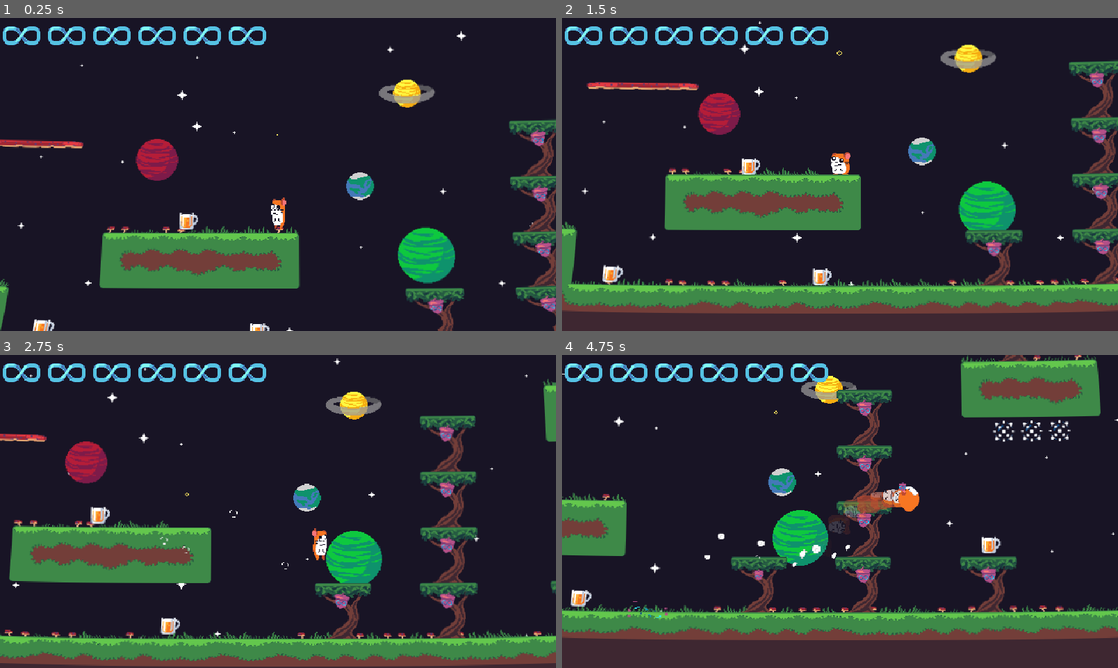
Above: before the commit, frames 1-4 (two rows, left to right).
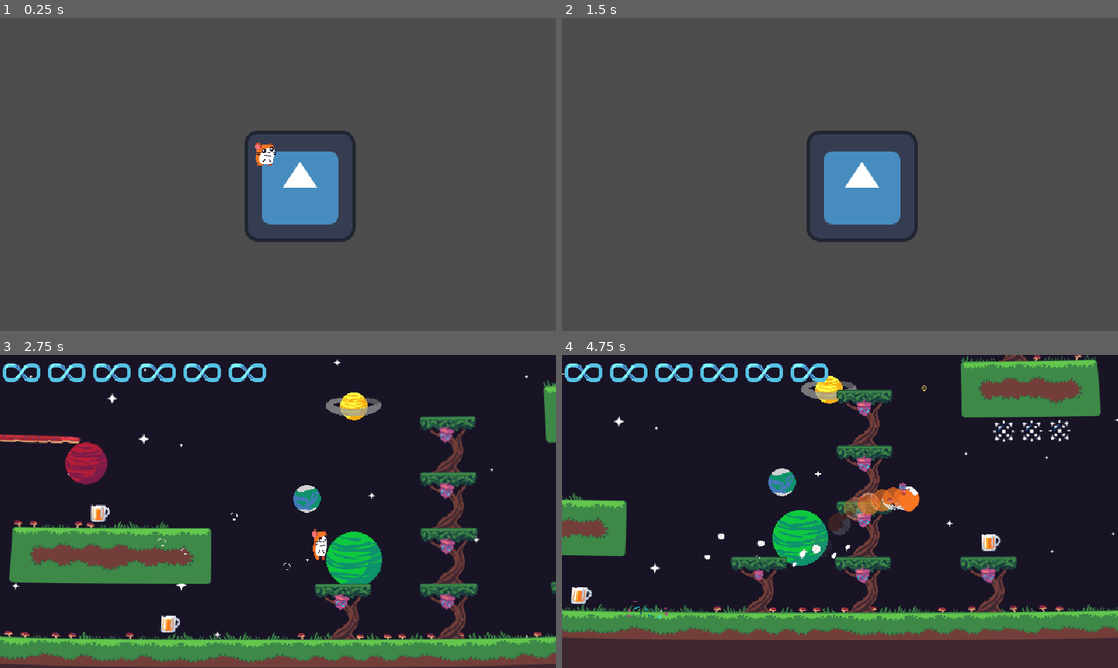
Above: after the commit, the same moments.

Repository: Codex112008/GMTK-2025-Game-Jam
Game: Godot game, scene res://Scenes/MainMenu.tscn
Same seed, same stepped clock (60 frames per second), same inputs: the game is played once before the commit and once after it. Before the commit the project starts from res://Scenes/Game.tscn. The engine's default icon, where the game draws it, is replaced by a stand-in: a white triangle on a blue panel in a dark square. Sound files missing from this copy of the repository are replaced by a short silence.
Inputs (mouse positions are in pixels of both pictures, inside the frame that each line leads up to):
- Up to frame 1 (0.25 s): no input
- Up to frame 2 (1.5 s): click (862, 187) at 0.52 s; click (862, 187) at 1.27 s
- Up to frame 3 (2.75 s): move the mouse to (400, 495) at 2.02 s; hold D (right) from 2.03 s (still down); tap Shift (dash) at 2.1 s; tap Space (jump) at 2.27, 2.3, 2.57 s
- Up to frame 4 (4.75 s): move the mouse to (728, 527) at 2.77 s; tap Space (jump) at 2.85, 3.02, 3.32, 3.8, 4.52 s; tap Shift (dash) at 3.05, 3.6, 4.35 s; move the mouse to (895, 442) at 3.52 s; release D (right) at 3.53 s; hold A (left) 3.53-4.28 s; move the mouse to (812, 574) at 4.27 s; hold D (right) from 4.28 s (still down)

The runs differ from the first frame. In frame 1, 99% of the frame differs, in the area x 0-100%, y 0-100%; in frame 2, 99%; in frame 3, 6.4%; in frame 4, 1.2%.

Commit message:
super basic main menu framework

Diff:
--- a/Scenes/Game.tscn
+++ b/Scenes/Game.tscn
@@ -11,6 +11,7 @@
 [ext_resource type="PackedScene" uid="uid://ixuxl7rgjg2u" path="res://Scenes/Tree.tscn" id="4_kldst"]
 [ext_resource type="Texture2D" uid="uid://cix5ooltd72bh" path="res://Sprites/UI/Loop_ui.png" id="4_vvhu1"]
 [ext_resource type="Script" uid="uid://b5opwn1b3r0fj" path="res://Scripts/MainTileMap.gd" id="6_7lihs"]
+[ext_resource type="Texture2D" uid="uid://iyeot8p1ue8a" path="res://Sprites/Player/Dash/hamster_dash1.png" id="7_iyesh"]
 [ext_resource type="Script" uid="uid://b4oty5unh75oy" path="res://Scripts/AudioManager.gd" id="9_3jf1l"]
 [ext_resource type="Texture2D" uid="uid://cp7cxs0ao8pah" path="res://Sprites/BG/BGmain.png" id="10_71axn"]
 [ext_resource type="Script" uid="uid://cxkj141c3q8gk" path="res://Scripts/GenerateStars.gd" id="10_acvyw"]
@@ -64,6 +65,66 @@
 shader_parameter/vignette_intensity = 0.4
 shader_parameter/vignette_opacity = 0.5
 
+[sub_resource type="Animation" id="Animation_i1pr2"]
+resource_name = "scale_down"
+tracks/0/type = "value"
+tracks/0/imported = false
+tracks/0/enabled = true
+tracks/0/path = NodePath(".:scale")
+tracks/0/interp = 1
+tracks/0/loop_wrap = true
+tracks/0/keys = {
+"times": PackedFloat32Array(0, 1),
+"transitions": PackedFloat32Array(1, 1),
+"update": 0,
+"values": [Vector2(100, 100), Vector2(1e-05, 1e-05)]
+}
+tracks/1/type = "value"
+tracks/1/imported = false
+tracks/1/enabled = true
+tracks/1/path = NodePath(".:visible")
+tracks/1/interp = 1
+tracks/1/loop_wrap = true
+tracks/1/keys = {
+"times": PackedFloat32Array(0, 1),
+"transitions": PackedFloat32Array(1, 1),
+"update": 1,
+"values": [true, false]
+}
+
+[sub_resource type="Animation" id="Animation_4f4ik"]
+length = 0.001
+tracks/0/type = "value"
+tracks/0/imported = false
+tracks/0/enabled = true
+tracks/0/path = NodePath(".:scale")
+tracks/0/interp = 1
+tracks/0/loop_wrap = true
+tracks/0/keys = {
+"times": PackedFloat32Array(0),
+"transitions": PackedFloat32Array(1),
+"update": 0,
+"values": [Vector2(100, 100)]
+}
+tracks/1/type = "value"
+tracks/1/imported = false
+tracks/1/enabled = true
+tracks/1/path = NodePath(".:visible")
+tracks/1/interp = 1
+tracks/1/loop_wrap = true
+tracks/1/keys = {
+"times": PackedFloat32Array(0),
+"transitions": PackedFloat32Array(1),
+"update": 1,
+"values": [false]
+}
+
+[sub_resource type="AnimationLibrary" id="AnimationLibrary_khs3t"]
+_data = {
+&"RESET": SubResource("Animation_4f4ik"),
+&"scale_down": SubResource("Animation_i1pr2")
+}
+
 [sub_resource type="Curve2D" id="Curve2D_lbihj"]
 resource_local_to_scene = true
 _data = {
@@ -71,7 +132,7 @@
 }
 point_count = 2
 
-[node name="game" type="Node2D"]
+[node name="Game" type="Node2D"]
 
 [node name="WorldEnvironment" type="WorldEnvironment" parent="."]
 environment = SubResource("Environment_raj38")
@@ -134,7 +195,23 @@
 layout_mode = 2
 texture = ExtResource("4_vvhu1")
 
-[node name="camera2d" type="Camera2D" parent="." node_paths=PackedStringArray("target", "level")]
+[node name="FadeIn" type="TextureRect" parent="UI"]
+visible = false
+offset_left = 294.0
+offset_top = 151.0
+offset_right = 342.0
+offset_bottom = 199.0
+scale = Vector2(100, 100)
+pivot_offset = Vector2(24, 24)
+texture = ExtResource("7_iyesh")
+
+[node name="AnimationPlayer" type="AnimationPlayer" parent="UI/FadeIn"]
+libraries = {
+&"": SubResource("AnimationLibrary_khs3t")
+}
+autoplay = "scale_down"
+
+[node name="Camera2d" type="Camera2D" parent="." node_paths=PackedStringArray("target", "level")]
 position = Vector2(-24, -135)
 process_callback = 0
 script = ExtResource("3_fgofq")
@@ -147,7 +224,7 @@
 position = Vector2(-24, -119)
 safe_margin = 0.1
 curve_effect_rect = NodePath("../Shaders/curve_layer/curve_effect")
-camera = NodePath("../camera2d")
+camera = NodePath("../Camera2d")
 instantiated_nodes = NodePath("../InstantiatedNodes")
 health_ui_container = NodePath("../UI/UI/HealthUI")
 crt_canvas_layer = NodePath("../Shaders/crt_layer")
@@ -216,7 +293,7 @@
 tile_map_data = PackedByteArray("AAD3/wMAAAACAAAAAAD4/wMAAAACAAAAAAD5/wMAAAACAAAAAAD6/wMAAAAAAAcAAAD7/wMAAAABAAcAAAD8/w …(8912 unchanged characters)…
 tile_set = ExtResource("2_gl6un")
 script = ExtResource("6_7lihs")
-camera = NodePath("../../camera2d")
+camera = NodePath("../../Camera2d")
 instantiated_nodes = NodePath("../../InstantiatedNodes")
 player = NodePath("../../Player")
 grass_spawner = NodePath("../Grasses")
--- /dev/null
+++ b/Scenes/MainMenu.tscn
@@ -0,0 +1,84 @@
+[gd_scene load_steps=8 format=3 uid="uid://ds7chbrhs4ppq"]
+
+[ext_resource type="Texture2D" uid="uid://ctgjoplr3snvf" path="res://icon.svg" id="1_8saeu"]
+[ext_resource type="Script" uid="uid://ctyc1hmqlcrsc" path="res://StartButton.gd" id="2_ghw46"]
+[ext_resource type="Texture2D" uid="uid://0i7ikncgmjds" path="res://Sprites/Player/hamster.png" id="3_df05h"]
+[ext_resource type="PackedScene" uid="uid://bfn2b364eucoc" path="res://Scenes/Game.tscn" id="3_ghw46"]
+
+[sub_resource type="Animation" id="Animation_8um5k"]
+resource_name = "scale_up"
+tracks/0/type = "value"
+tracks/0/imported = false
+tracks/0/enabled = true
+tracks/0/path = NodePath(".:scale")
+tracks/0/interp = 1
+tracks/0/loop_wrap = true
+tracks/0/keys = {
+"times": PackedFloat32Array(0, 1),
+"transitions": PackedFloat32Array(1, 1),
+"update": 0,
+"values": [Vector2(1, 1), Vector2(100, 100)]
+}
+
+[sub_resource type="Animation" id="Animation_xim88"]
+length = 0.001
+tracks/0/type = "value"
+tracks/0/imported = false
+tracks/0/enabled = true
+tracks/0/path = NodePath(".:scale")
+tracks/0/interp = 1
+tracks/0/loop_wrap = true
+tracks/0/keys = {
+"times": PackedFloat32Array(0),
+"transitions": PackedFloat32Array(1),
+"update": 0,
+"values": [Vector2(1, 1)]
+}
+
+[sub_resource type="AnimationLibrary" id="AnimationLibrary_koqhg"]
+_data = {
+&"RESET": SubResource("Animation_xim88"),
+&"scale_up": SubResource("Animation_8um5k")
+}
+
+[node name="MainMenu" type="Control"]
+layout_mode = 3
+anchors_preset = 15
+anchor_right = 1.0
+anchor_bottom = 1.0
+grow_horizontal = 2
+grow_vertical = 2
+
+[node name="Buttons" type="Control" parent="."]
+layout_mode = 1
+anchors_preset = 15
+anchor_right = 1.0
+anchor_bottom = 1.0
+grow_horizontal = 2
+grow_vertical = 2
+
+[node name="PlayButton" type="TextureButton" parent="Buttons" node_paths=PackedStringArray("circle_transition")]
+layout_mode = 0
+offset_left = 281.0
+offset_top = 129.0
+offset_right = 409.0
+offset_bottom = 257.0
+texture_normal = ExtResource("1_8saeu")
+script = ExtResource("2_ghw46")
+main_scene = ExtResource("3_ghw46")
+circle_transition = NodePath("Circle/AnimationPlayer")
+
+[node name="Circle" type="TextureRect" parent="Buttons/PlayButton"]
+layout_mode = 0
+offset_right = 48.0
+offset_bottom = 48.0
+pivot_offset = Vector2(24, 24)
+texture = ExtResource("3_df05h")
+
+[node name="AnimationPlayer" type="AnimationPlayer" parent="Buttons/PlayButton/Circle"]
+libraries = {
+&"": SubResource("AnimationLibrary_koqhg")
+}
+
+[connection signal="pressed" from="Buttons/PlayButton" to="Buttons/PlayButton" method="_on_pressed"]
+[connection signal="animation_finished" from="Buttons/PlayButton/Circle/AnimationPlayer" to="Buttons/PlayButton" method="_on_animation_player_animation_finished"]
--- a/Scenes/Player.tscn
+++ b/Scenes/Player.tscn
@@ -15,6 +15,7 @@
 [ext_resource type="Texture2D" uid="uid://clwb6fu0y7mqs" path="res://Sprites/Player/Drink/hamster_drink3.png" id="7_avx33"]
 [ext_resource type="Texture2D" uid="uid://cxqqrjmhla05v" path="res://Sprites/Player/Air/hamster_air1.png" id="7_qidb7"]
 [ext_resource type="Texture2D" uid="uid://c87ic3ueue0a4" path="res://Sprites/Player/Spin/hamster_spin2.png" id="7_ulo2v"]
+[ext_resource type="Texture2D" uid="uid://bwcl0jx83a66r" path="res://Sprites/Player/Spin/hamster_spin_sheet.png" id="7_wpo1r"]
 [ext_resource type="Texture2D" uid="uid://bqovdvenwlycr" path="res://Sprites/Player/Walk/hamster_walk2.png" id="7_yoq75"]
 [ext_resource type="Texture2D" uid="uid://mp02sd1fj3d4" path="res://Sprites/Player/Spin/hamster_spin3.png" id="8_1iu4k"]
 [ext_resource type="Texture2D" uid="uid://iyeot8p1ue8a" path="res://Sprites/Player/Dash/hamster_dash1.png" id="8_fvoow"]
@@ -290,6 +291,8 @@
 speed = 260.0
 acceleration = 7.0
 friction = 4.0
+dash_spritesheet = ExtResource("7_8p516")
+jump_spritesheet = ExtResource("7_wpo1r")
 max_nut_count = 5
 thrown_nut = ExtResource("2_nn08x")
 rewindAcceleration = 5.0
--- a/Scripts/PlayerController.gd
+++ b/Scripts/PlayerController.gd
@@ -9,6 +9,8 @@
 @export var friction : float = 20.0 # Basically deceleration
 var velocity_before_dash : float
 var dashing : bool = false
+@export var dash_spritesheet : Texture2D
+@export var jump_spritesheet : Texture2D
 
 @export var max_nut_count : int = 2
 @export var nut_count : int = 0
@@ -174,6 +176,7 @@
 		instantiated_nodes.add_child(new_nut)
 
 	if spin_timer.time_left == 0 && not dashing:
+		afterimage_particles.texture = dash_spritesheet
 		afterimage_particles.emitting = false
 
 	# Get the input direction and handle the movement/deceleration.
@@ -280,6 +283,7 @@
 		print(str(velocity.x))
 		dash_timer.stop()
 		if spin_timer.time_left == 0:
+			afterimage_particles.texture = jump_spritesheet
 			afterimage_particles.emitting = true
 			spin_timer.start()
 
--- /dev/null
+++ b/StartButton.gd
@@ -0,0 +1,23 @@
+extends TextureButton
+
+@export var main_scene : PackedScene
+@export var circle_transition : AnimationPlayer
+
+# Called when the node enters the scene tree for the first time.
+func _ready():
+	pass # Replace with function body.
+
+
+# Called every frame. 'delta' is the elapsed time since the previous frame.
+func _process(delta):
+	pass
+
+
+func _on_pressed():
+	(circle_transition.get_parent() as TextureRect).set_global_position(get_global_mouse_position() + Vector2(24, 24))
+	circle_transition.play("scale_up")
+
+
+func _on_animation_player_animation_finished(anim_name):
+	if anim_name == "scale_up":
+		get_tree().change_scene_to_packed(main_scene)
--- a/project.godot
+++ b/project.godot
@@ -11,7 +11,7 @@
 [application]
 
 config/name="GMTK 2025"
-run/main_scene="uid://bfn2b364eucoc"
+run/main_scene="uid://ds7chbrhs4ppq"
 config/features=PackedStringArray("4.4", "Forward Plus")
 config/icon="res://icon.svg"
 
Not shown: 2 places in Scenes/Game.tscn that only renumber resources
Not shown: 1 places in Scenes/Player.tscn that only renumber resources
Not shown, added: StartButton.gd.uid
